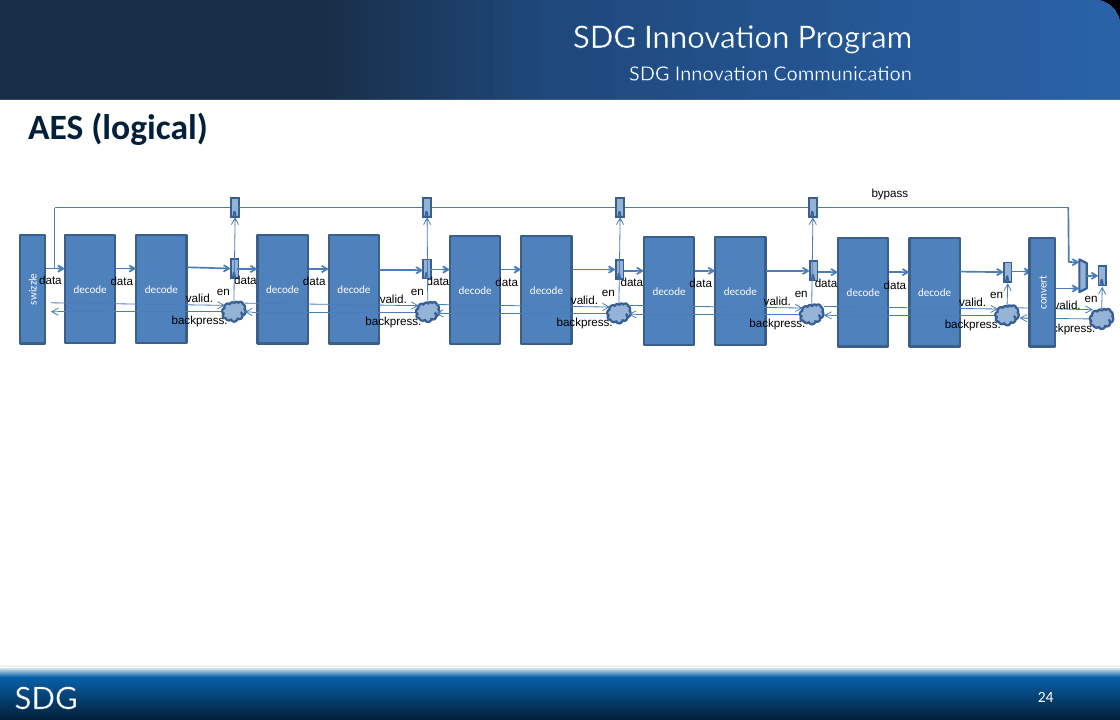
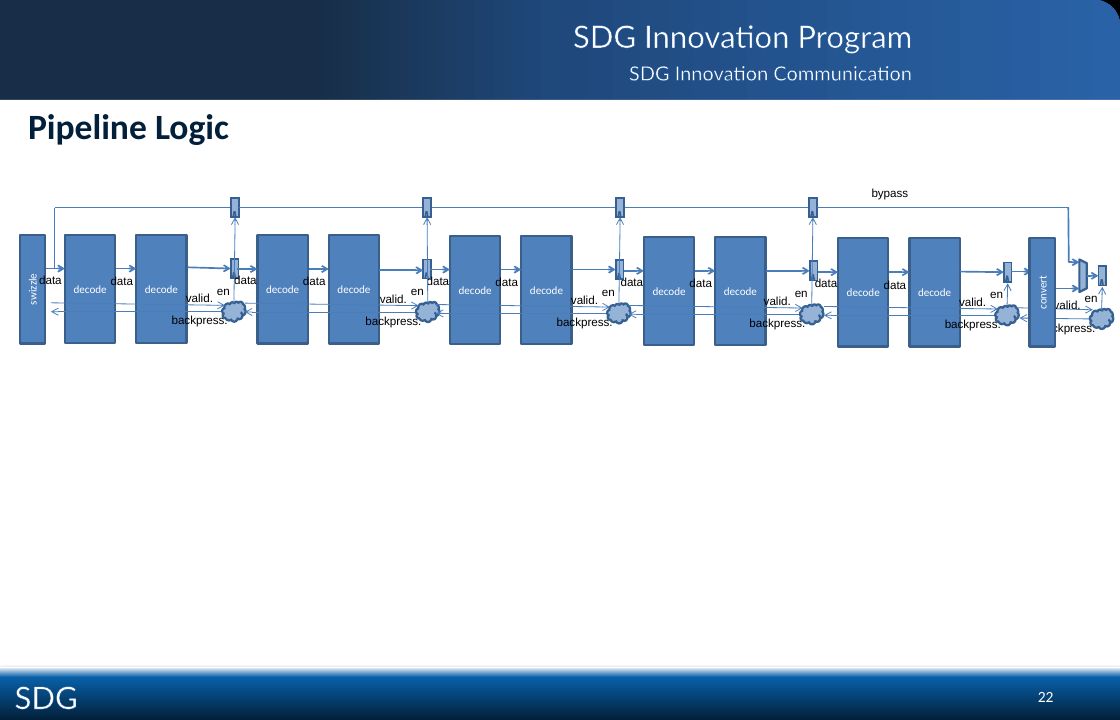
Before and after one commit to SystemVerilogX/SVX, a slide deck: slide 22 of SVX Docs/SVX Public Docs/SVX Data Flow.pptx (slide 24 before the commit). Drawn at 1120x720 pixels with LibreOffice and Linux fonts; fonts in the diff are those of the drawing; background and template pictures are left out. Boxes give left, top, right and bottom in pixels: in the first picture for what was removed or moved away, otherwise in the second. Text is boxed around its words. In the diff, an @@ line names an element or a change of style, - is before the commit and + after.

```diff
--- a/SVX Docs/SVX Public Docs/SVX Data Flow.pptx
+++ b/SVX Docs/SVX Public Docs/SVX Data Flow.pptx
@@ title at (28,114,229,145): text changed @@
-AES (logical)
+Pipeline Logic
@@ page number at (1038,692,1054,702): text changed @@
-24
+22
```
Also in this commit, not shown: 12 other slides changed, 1 slide added, 3 slides removed.
